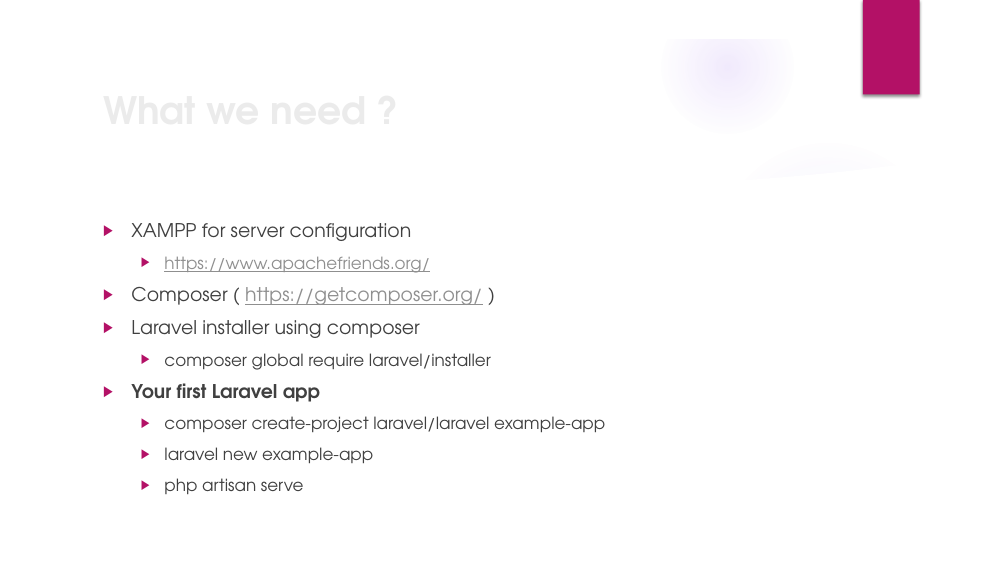
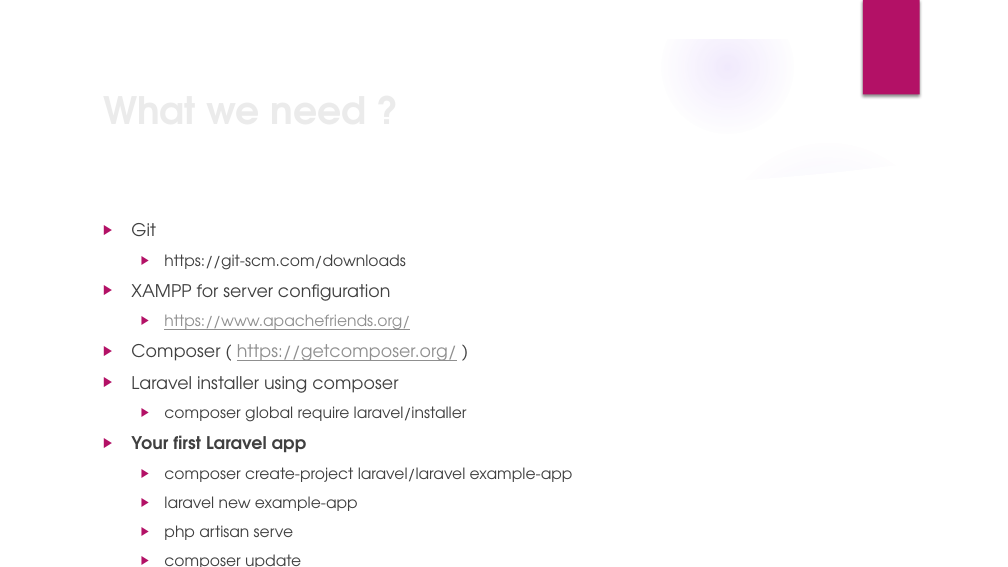
Before and after one commit to amskz401/Web-Batch-01-PNY, a slide deck: slide 3 of Muhammad Farhan (Laravel).pptx. Drawn at 1008x567 pixels with LibreOffice and Linux fonts; fonts in the diff are those of the drawing; background and template pictures are left out. Boxes give left, top, right and bottom in pixels: in the first picture for what was removed or moved away, otherwise in the second. Text is boxed around its words. In the diff, an @@ line names an element or a change of style, - is before the commit and + after.

Commit message:
laravel project

```diff
--- a/Muhammad Farhan (Laravel).pptx
+++ b/Muhammad Farhan (Laravel).pptx
@@ text at [131, 223, 573, 540]: paragraph added @@
+  ▶ composer update
@@ text at [131, 223, 405, 270]: paragraphs added @@
+▶ Git
+  ▶ https://git-scm.com/downloads
@@ text at [131, 284, 573, 540]: size 18 to 16.6 pt in "XAMPP for server configuration", "Composer ( https://getcomposer.org/ )", "Laravel installer using composer", "Your first Laravel app"; size 16 to 14.8 pt in "https://www.apachefriends.org/", "composer global require laravel/installer", "composer create-project laravel/laravel example-app", "laravel new example-app" and 1 more places @@
```
Also in this commit, not shown: 2 other slides changed.
